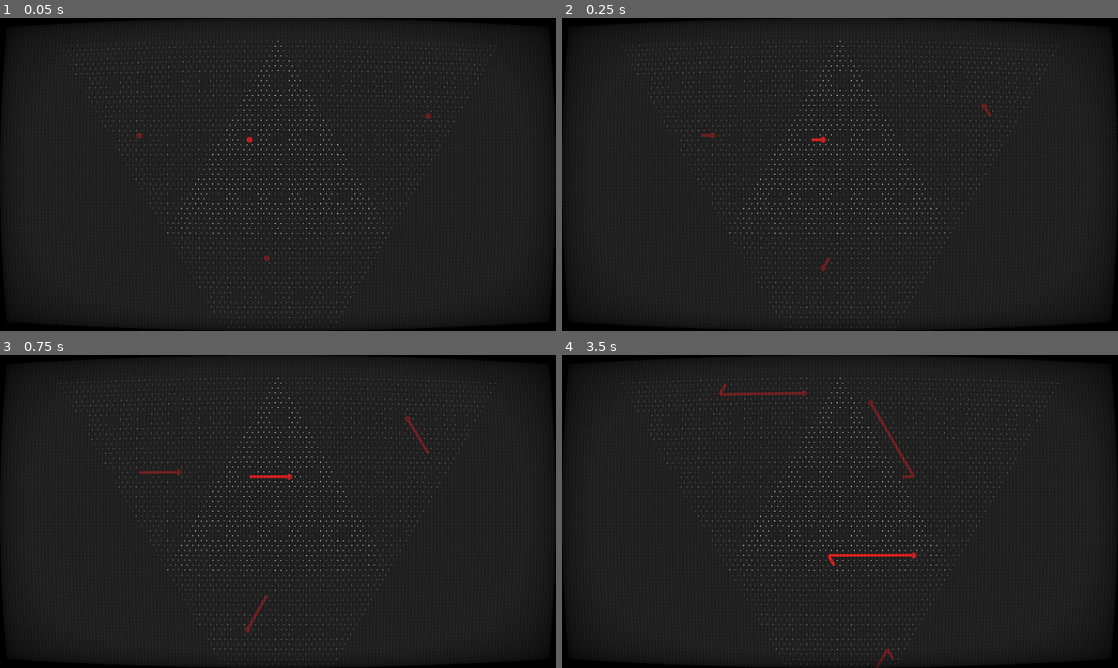
Above: before the commit, frames 1-4 (two rows, left to right).
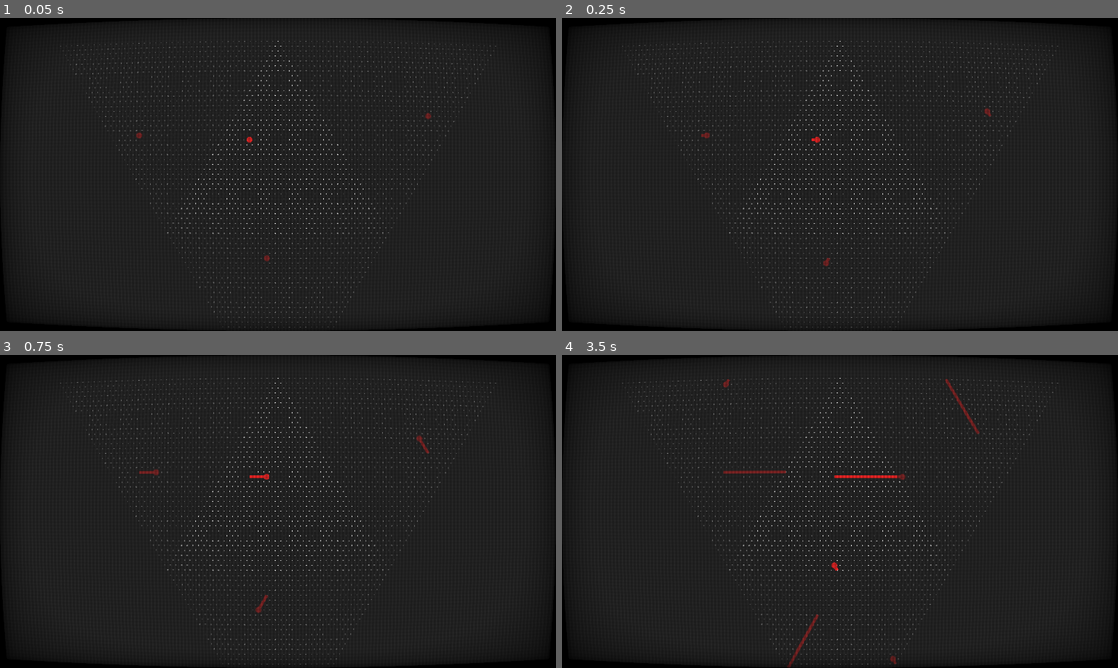
Above: after the commit, the same moments.

Repository: notapixelstudio/kaleidosnake
Game: Godot game, scene res://World.tscn
Same seed, same stepped clock (60 frames per second), same inputs: the game is played once before the commit and once after it.
Inputs:
- Up to frame 1 (0.05 s): no input
- Up to frame 2 (0.25 s): no input
- Up to frame 3 (0.75 s): hold Right (ui_right) from 0.53 s (still down)
- Up to frame 4 (3.5 s): release Right (ui_right) at 1.28 s; hold Down (ui_down) 1.28-2.03 s; hold Right (ui_right) 2.03-2.78 s; hold Up (ui_up) from 2.78 s (still down)

Frame 1 is identical in both runs. In frame 2, less than 0.1% of the frame differs, in the area x 25-77%, y 27-81%; in frame 3, 0.2%; in frame 4, 1.1%, in the area x 28-76%, y 7-100%.

Commit message:
bugfix: when warped, the trail won't miss a cell

Diff:
--- a/Snake.gd
+++ b/Snake.gd
@@ -45,9 +45,11 @@
 func get_direction():
 	return directions[dir]
 
-func move(wrapping = false):
+func move(missed_cell):
 	$Head.position = world.ij2xy(cell)
 
+	if missed_cell:
+		tail.append(missed_cell)
 
 	tail.append(cell)
 	if len(tail) > size:
@@ -57,11 +59,12 @@
 		segment.free()
 
 	for i in len(tail)-1:
+
 		var line = Line2D.new()
 		line.default_color = Color(1,1,1,1)
 		$Tail.add_child(line)
 
 		if abs(tail[i+1].x - tail[i].x) > 1 or abs(tail[i].y - tail[i+1].y) > 1:
-			print(tail[i], " vs ", tail[i+1])
+			pass
 		else:
 			line.points = PoolVector2Array([world.ij2xy(tail[i]), world.ij2xy(tail[i+1])])
--- a/World.gd
+++ b/World.gd
@@ -65,7 +65,7 @@
 	var i = int(snake.cell[0])
 	var j = int(snake.cell[1])
 	wrapping = false
-
+	var missed_cell = snake.cell
 	if i >= ROWS-1:
 		# wrap bottom -> left
 		wrapping = true
@@ -87,8 +87,9 @@
 		snake.cell[1] = len(grid[ROWS-i-1])-1
 		if snake.dir == 4:
 			snake.rotate_direction()
-
-	snake.move(wrapping)
+	if not wrapping:
+		missed_cell = null
+	snake.move(missed_cell)
 
 func ij2xy(ij):
 	return Vector2(ij[1]*b-ij[0]*b/2.0, ij[0]*h)
--- a/World.tscn
+++ b/World.tscn
@@ -24,6 +24,7 @@
 script = ExtResource( 1 )
 
 [node name="MainView" type="ViewportContainer" parent="."]
+editor/display_folded = true
 anchor_right = 1.0
 anchor_bottom = 1.0
 size_flags_horizontal = 3
@@ -76,6 +77,7 @@
 current = true
 
 [node name="View4" type="ViewportContainer" parent="."]
+editor/display_folded = true
 modulate = Color( 1, 1, 1, 0.45098 )
 anchor_right = 1.0
 anchor_bottom = 1.0
@@ -102,6 +104,7 @@
 current = true
 
 [node name="View3" type="ViewportContainer" parent="."]
+editor/display_folded = true
 modulate = Color( 1, 1, 1, 0.45098 )
 anchor_right = 1.0
 anchor_bottom = 1.0
@@ -129,7 +132,7 @@
 current = true
 
 [node name="Timer" type="Timer" parent="."]
-wait_time = 0.1
+wait_time = 0.2
 autostart = true
 
 [node name="CanvasLayer" type="CanvasLayer" parent="."]
